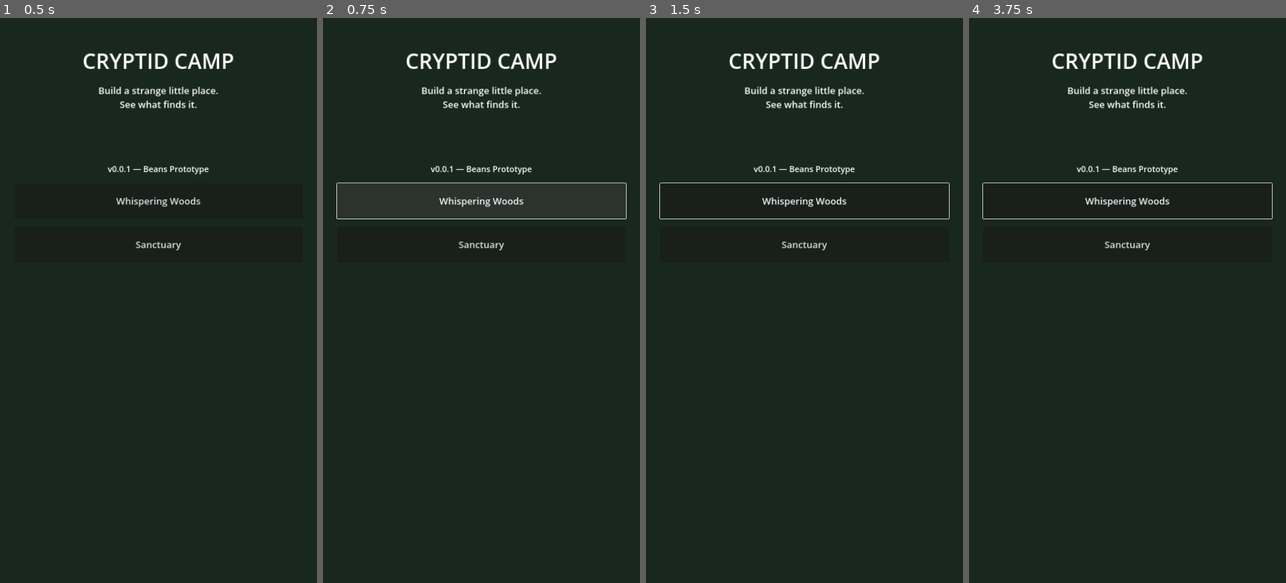
Above: before the commit, frames 1-4 (left to right).
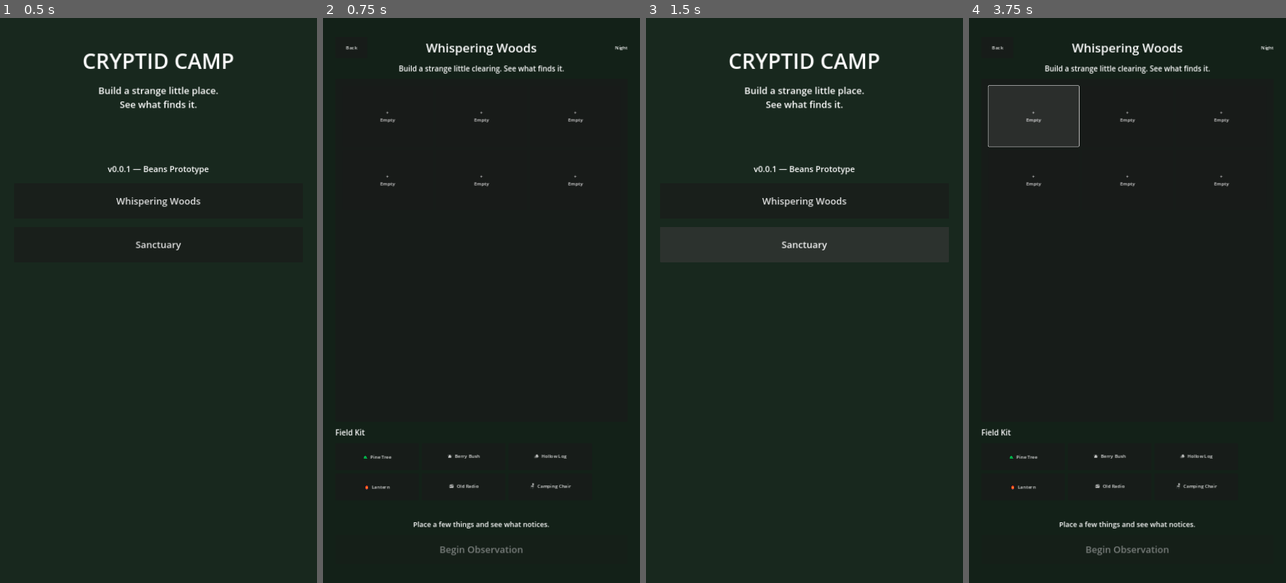
Above: after the commit, the same moments.

Repository: rabine707/cryptid-camp
Game: Godot game, scene res://scenes/main/main.tscn
Same seed, same stepped clock (60 frames per second), same inputs: the game is played once before the commit and once after it.
Inputs (mouse positions are in pixels of both pictures, inside the frame that each line leads up to):
- Up to frame 1 (0.5 s): no input
- Up to frame 2 (0.75 s): click "Whispering Woods" at 0.5 s
- Up to frame 3 (1.5 s): click (674, 46) at 1.25 s, where only the run after the commit has a clickable "Back"
- Up to frame 4 (3.75 s): click "Sanctuary" at 2 s; click "Whispering Woods" at 2.75 s; click (1032, 114) at 3.5 s, where only the run after the commit has a clickable "+ Empty"

Frame 1 is identical in both runs. In frame 2, 3.6% of the frame differs, in the area x 4-96%, y 4-96%; in frame 3, 0.3%; in frame 4, 3.7%.

Commit message:
Connect main menu to Whispering Woods

Diff:
--- a/scripts/main/main.gd
+++ b/scripts/main/main.gd
@@ -5,7 +5,7 @@
 	$Margin/VBox/Sanctuary.pressed.connect(_open_sanctuary)
 
 func _open_whispering_woods() -> void:
-	print("Whispering Woods: lure-site prototype next.")
+	get_tree().change_scene_to_file("res://scenes/lure_sites/whispering_woods.tscn")
 
 func _open_sanctuary() -> void:
 	print("Sanctuary: Beans will live here.")
